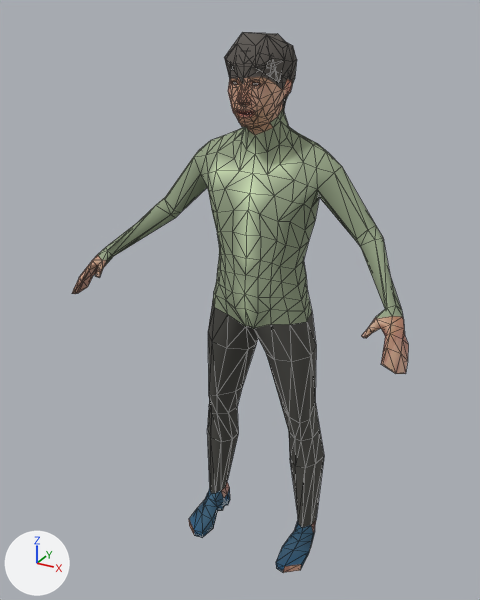
The glTF model assets/world/walker_3.far.glb: old version first, new version second.
Both versions are drawn from a 50 mm lens placed at (0.815, -1.635, 1.646), pointed at (-0.04, -0.079, 0.869). Every picture has the same lights, and +X, +Y and +Z are marked at lower left. The older version comes first. Mesh edges are drawn as thin lines. Vertices at exactly the same position are counted once.

The first picture shows 'person_mesh'.
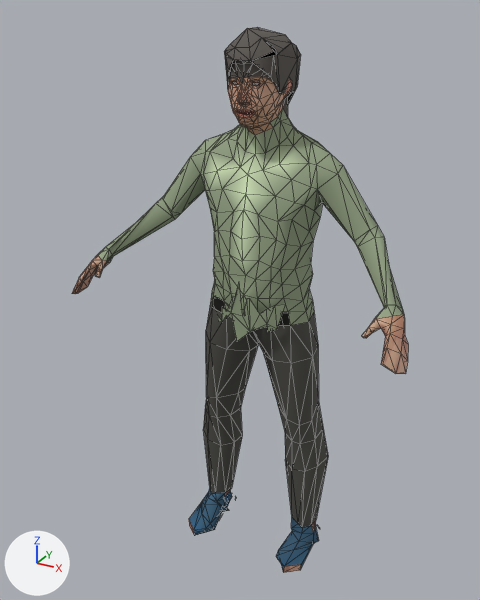
What differs and where, as boxes [x1, y1, x2, y2] in the pictures (480 x 600 px; the box of a moved part takes in the faces that stretch with it):
'person_mesh', reshaped: before [72, 32, 408, 573]; after [72, 27, 408, 573]
part 1 of me_person_mesh, moved or reshaped: before [104, 32, 386, 568]; after [104, 27, 385, 568]
part 2 of me_person_mesh, recoloured: before [194, 529, 284, 572]; after [194, 528, 284, 572]

The change, as a diff of the scene's bpy script:
```diff
--- a/assets/world/walker_3.far.glb.py
+++ b/assets/world/walker_3.far.glb.py
@@ me_person_mesh @@
 # used by ob_person_mesh; location = (0.0, 0.0, 0.0)
-me_person_mesh.from_pydata(...)  # 805 vertices, 1568 faces; spans x -0.5..0.5, y -0.31..0.1, z 0.0..1.59
+me_person_mesh.from_pydata(...)  # 895 vertices, 1627 faces; spans x -0.5..0.5, y -0.31..0.13, z 0.0..1.6
+# me_person_mesh part 1: 298 vertices moved from x -0.45..0.43, y -0.17..0.1, z 0.0..1.59 to x -0.44..0.42, y -0.17..0.11, z 0.0..1.6; 14 vertices removed from x -0.12..0.12, y -0.12..-0.09, z 0.82..1.49; 104 vertices added at x -0.18..0.2, y -0.16..0.13, z 0.0..1.49
+# me_person_mesh part 2: 11 kept faces spanning x -0.21..0.17, y -0.17..0.07, z 0.0..0.04 get new vertex colours; the middle colour goes from dark blue #255574 to dark blue #255370
 me_person_mesh.materials.append(mat_color_elvs_male_flip_flop_sandals1)
```
